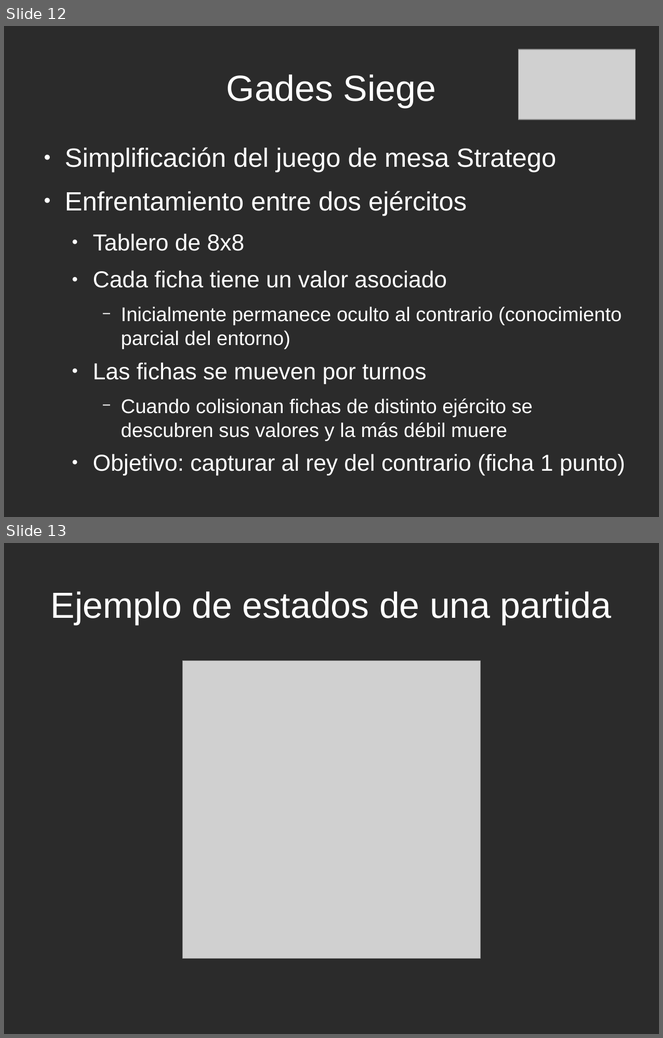
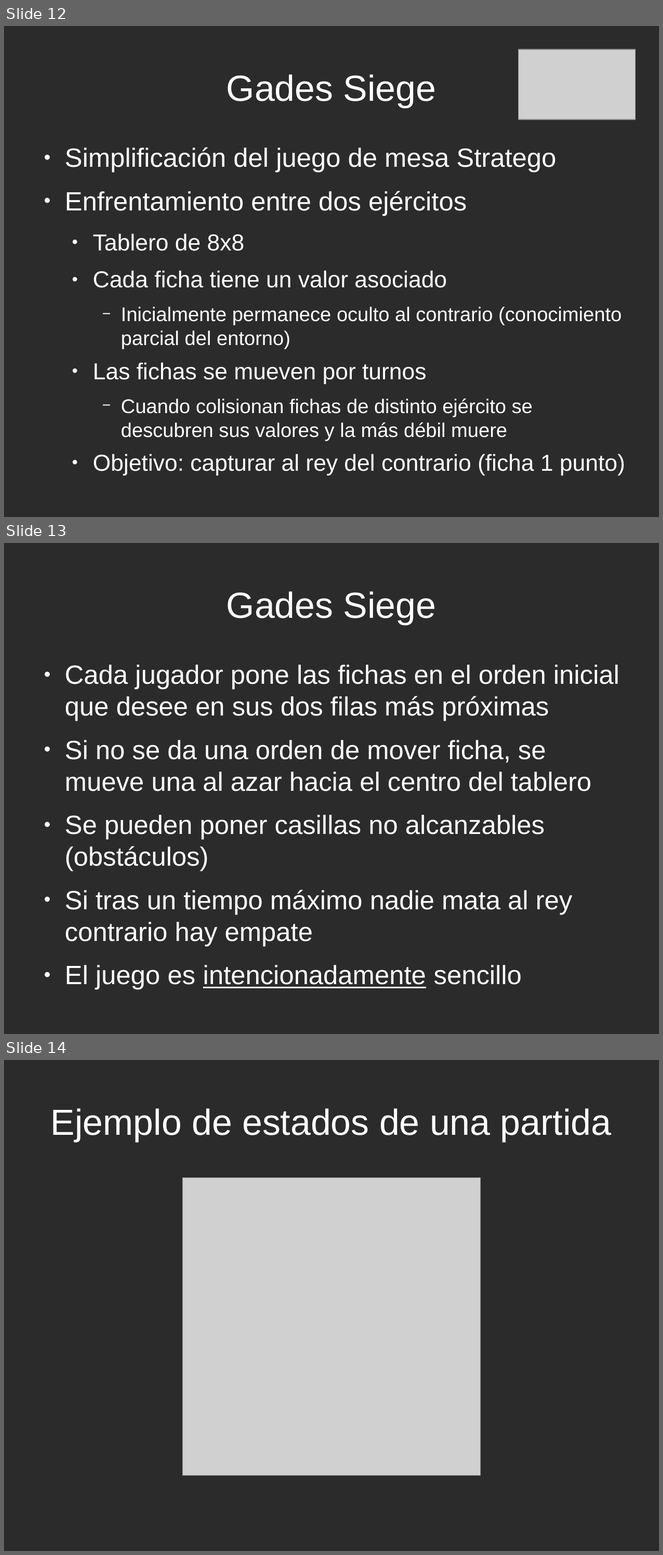
Before and after one commit to rompehielos013013013/gsiege, a slide deck: presentacion/expertoUCLM2014/SSEE-IA.odp. Shown one above the other, each under a label of ours: slides 12 and 13 before the commit, slides 12, 13 and 14 after it. The pictures are 663x1038 and 663x1555 pixels, drawn with LibreOffice and Linux fonts; fonts in the diff are those of the drawing; grey boxes stand for pictures; background and template pictures are left out; a plain dark background stands for a picture behind light text. Boxes give left, top, right and bottom in pixels: in the first picture for what was removed or moved away, otherwise in the second. Text is boxed around its words. In the diff, an @@ line names an element or a change of style, - is before the commit and + after.

```diff
--- a/presentacion/expertoUCLM2014/SSEE-IA.odp
+++ b/presentacion/expertoUCLM2014/SSEE-IA.odp
@@ slide 13 added at box(4, 543, 659, 1034), background picture (left out) @@
@@ title added at box(227, 591, 436, 625), 44 pt, text #FFFFFF @@
+Gades Siege
@@ text added at box(65, 665, 620, 990), 32 pt, text #FFFFFF @@
+● Cada jugador pone las fichas en el orden inicial que desee en sus dos filas más próximas
+● Si no se da una orden de mover ficha, se mueve una al azar hacia el centro del tablero
+● Se pueden poner casillas no alcanzables (obstáculos)
+● Si tras un tiempo máximo nadie mata al rey contrario hay empate
+● El juego es intencionadamente sencillo
@@ what was slide 13 is now slide 14 @@
```
Also in this commit, not shown: 7 slides changed, 6 other slides added, 1 slide removed, 1 other file.
